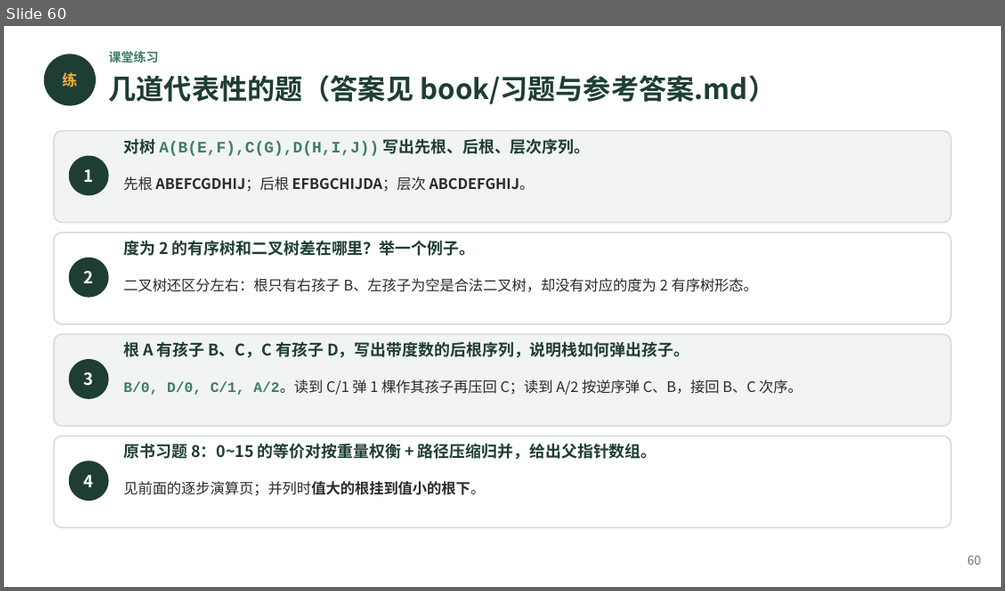
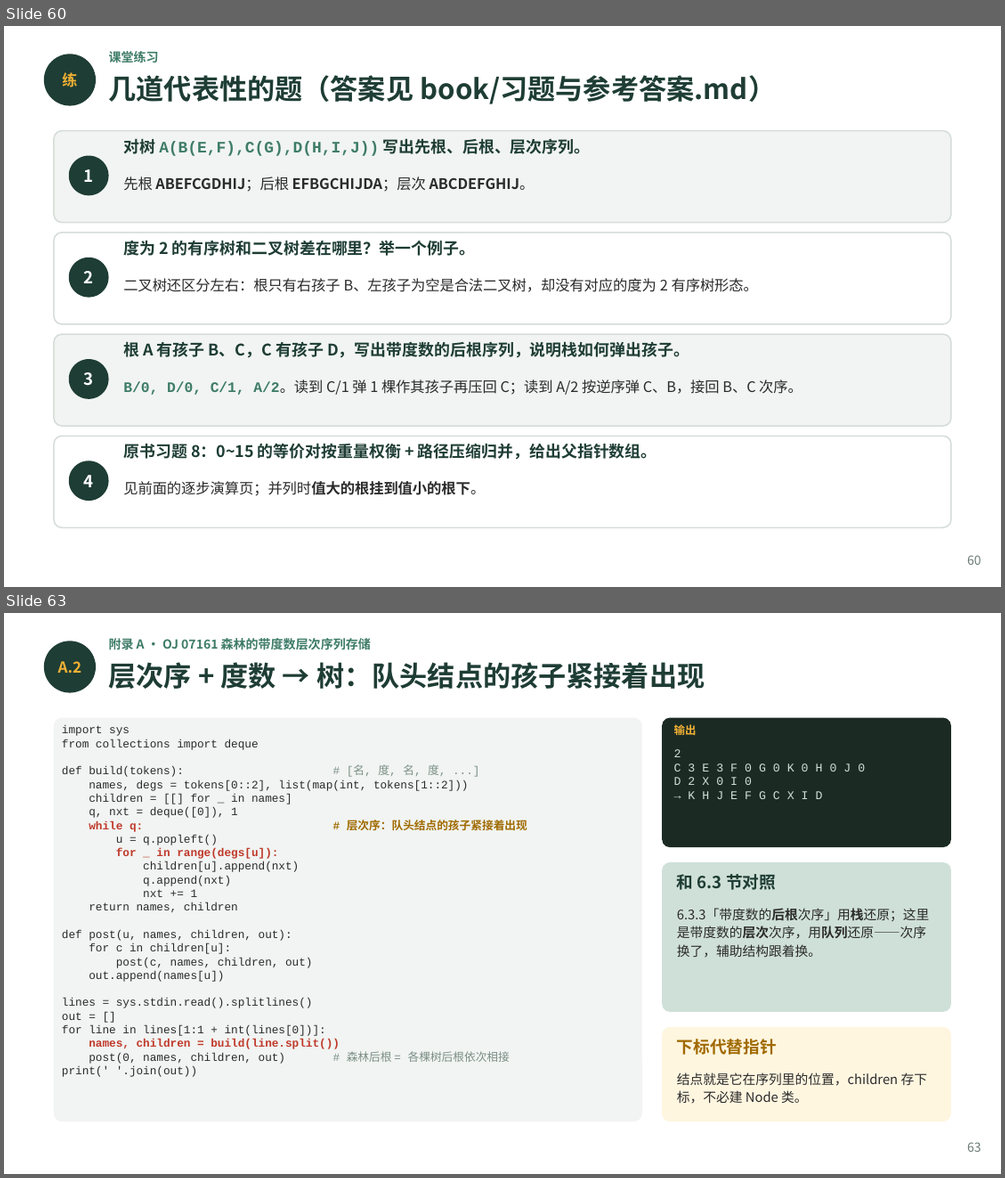
Before and after one commit to GMyhf/2026fall-cs201, a slide deck: courseware/202609_DSA_06_Tree.pptx. Shown one above the other, each under a label of ours: slide 60 before the commit, slides 60 and 63 after it; the slides between them are not shown. The pictures are 1005x591 and 1005x1178 pixels, drawn with LibreOffice and Linux fonts; fonts in the diff are those of the drawing. Boxes give left, top, right and bottom in pixels: in the first picture for what was removed or moved away, otherwise in the second. Text is boxed around its words. In the diff, an @@ line names an element or a change of style, - is before the commit and + after.

```diff
--- a/courseware/202609_DSA_06_Tree.pptx
+++ b/courseware/202609_DSA_06_Tree.pptx
@@ slide 63 added at (4, 613, 1001, 1174), background #FFFFFF @@
@@ text added at (109, 637, 371, 653), 9 pt, text #3E7C68, bold @@
+附录 A · OJ 07161 森林的带度数层次序列存储
@@ ellipse added at (44, 641, 96, 693), fill #1E3D34 @@
@@ text added at (58, 661, 82, 673), 11 pt, text #F2B134, bold @@
+A.2
@@ text added at (109, 662, 704, 689), 20 pt, text #1E3D34, bold @@
+层次序 + 度数 → 树：队头结点的孩子紧接着出现
@@ rounded rectangle added at (54, 718, 642, 1121), fill #F1F4F2 @@
@@ rounded rectangle added at (662, 718, 951, 847), fill #1B2B24 @@
@@ text added at (62, 725, 527, 1077), 8.2 pt, text #2B2B2B @@
+import sys
+from collections import deque
+def build(tokens): # [名, 度, 名, 度, ...]
+names, degs = tokens[0::2], list(map(int, tokens[1::2]))
+children = [[] for _ in names]
+q, nxt = deque([0]), 1
+while q: # 层次序：队头结点的孩子紧接着出现
+u = q.popleft()
+for _ in range(degs[u]):
+children[u].append(nxt)
+q.append(nxt)
+nxt += 1
+return names, children
+def post(u, names, children, out):
+for c in children[u]:
+post(c, names, children, out)
+out.append(names[u])
+lines = sys.stdin.read().splitlines()
+out = []
+for line in lines[1:1 + int(lines[0])]:
+names, children = build(line.split())
+post(0, names, children, out) # 森林后根 = 各棵树后根依次相接
+print(' '.join(out))
@@ text added at (674, 724, 696, 735), 8 pt, text #F2B134, bold @@
+输出
@@ text added at (674, 749, 865, 799), 8.5 pt, text #CFE0D8 @@
+2
+C 3 E 3 F 0 G 0 K 0 H 0 J 0
+D 2 X 0 I 0
+→ K H J E F G C X I D
@@ rounded rectangle added at (662, 862, 951, 1012), fill #CFE0D8 @@
@@ text added at (677, 874, 776, 890), 12 pt, text #1E3D34, bold @@
+和 6.3 节对照
@@ text added at (677, 908, 929, 957), 9.5 pt, text #2B2B2B @@
+6.3.3「带度数的后根次序」用栈还原；这里是带度数的层次次序，用队列还原——次序换了，辅助结构跟着换。
@@ rounded rectangle added at (662, 1027, 951, 1121), fill #FFF6E0 @@
@@ text added at (677, 1038, 777, 1054), 12 pt, text #A06A00, bold @@
+下标代替指针
@@ text added at (677, 1072, 927, 1103), 9.5 pt, text #2B2B2B @@
+结点就是它在序列里的位置，children 存下标，不必建 Node 类。
@@ text added at (967, 1142, 981, 1151), 9 pt, text #6B7B74 @@
+63
```
Also in this commit, not shown: 2 slides changed, 5 other slides added, 2 other files.
